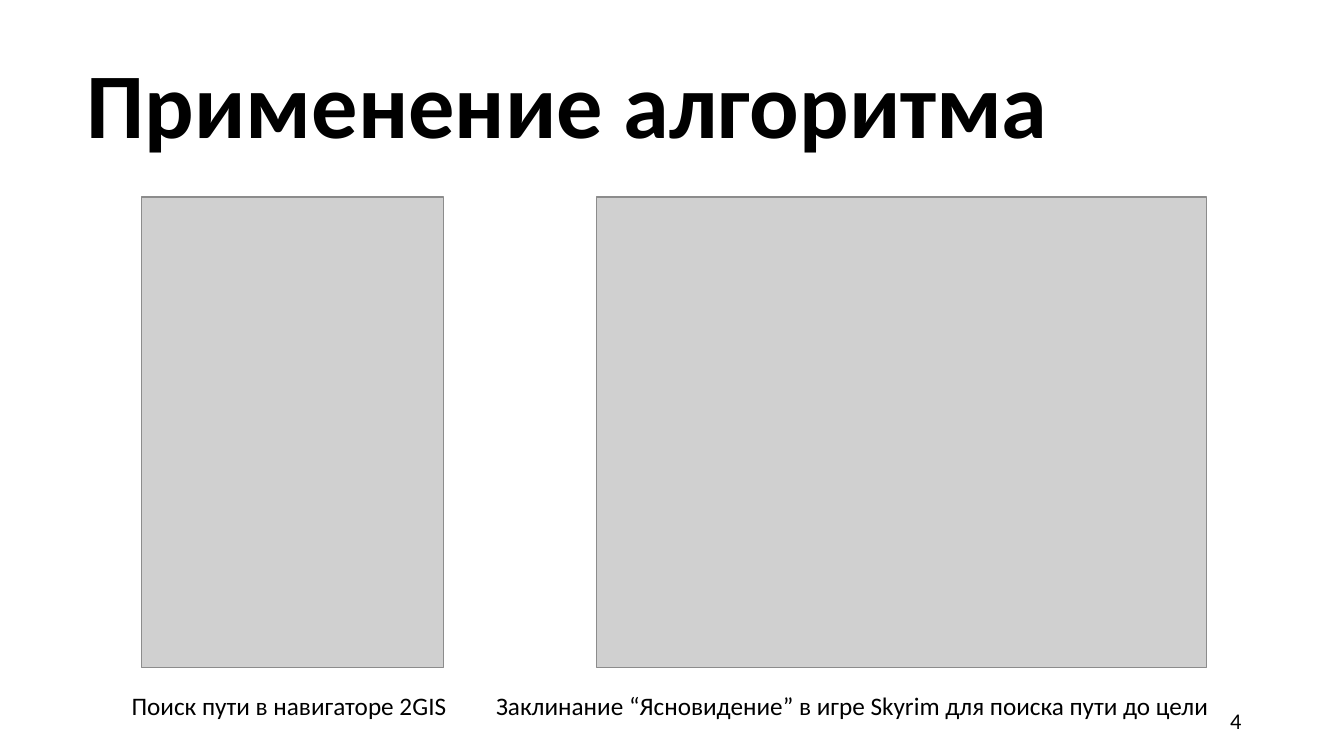
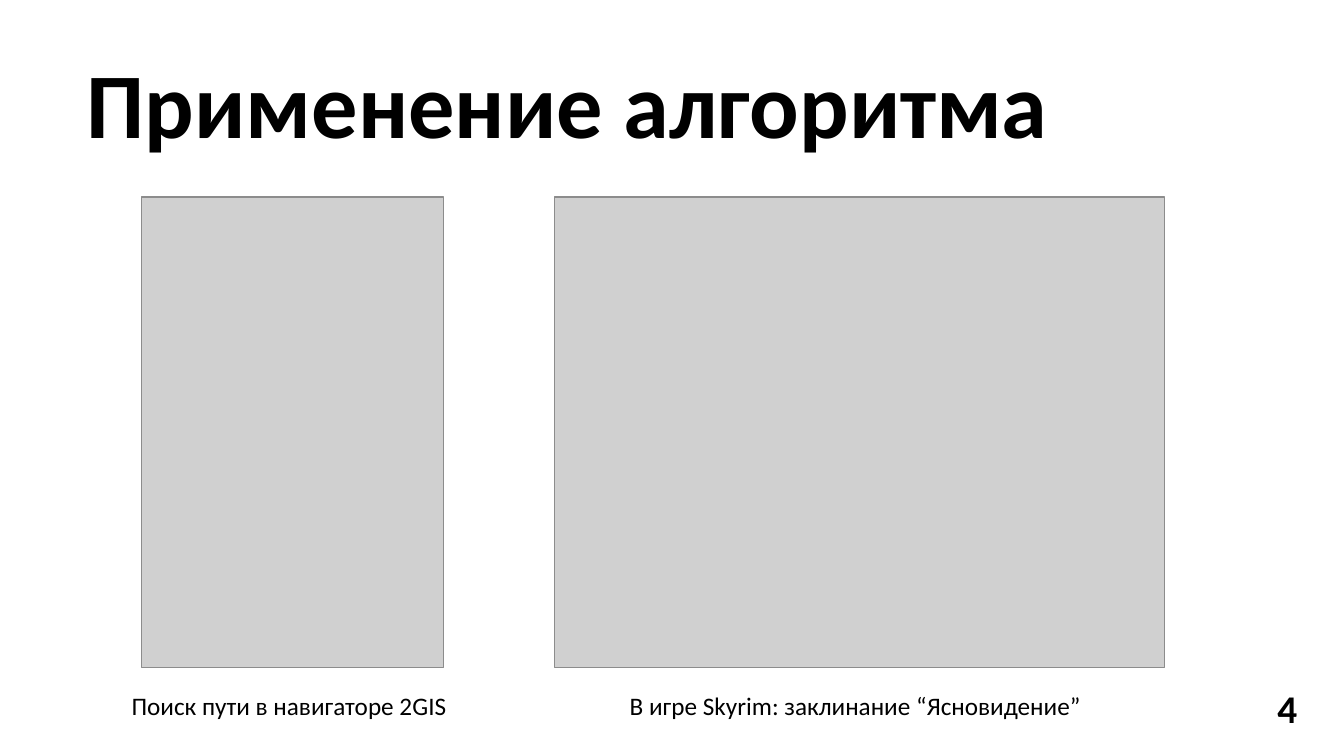
Before and after one commit to donsko1/Algorythm-A-star, a slide deck: slide 4 of Алгоритм А.pptx. Drawn at 1344x756 pixels with LibreOffice and Linux fonts; fonts in the diff are those of the drawing; grey boxes stand for pictures. Boxes give left, top, right and bottom in pixels: in the first picture for what was removed or moved away, otherwise in the second. Text is boxed around its words. In the diff, an @@ line names an element or a change of style, - is before the commit and + after.

```diff
--- a/Алгоритм А.pptx
+++ b/Алгоритм А.pptx
@@ picture: place and size @@
-picture at [597, 197, 1207, 667]
+picture at [555, 197, 1165, 667]
@@ text "4": place and size @@
-text "4" at [1230, 714, 1241, 729]
+text "4" at [1277, 697, 1297, 723]
@@ text "4" at [1277, 697, 1297, 723]: size 16 to 28 pt, bold on; alignment right to left; vertical alignment middle to top @@
@@ text at [630, 697, 1080, 719]: text changed @@
-Заклинание “Ясновидение” в игре Skyrim для поиска пути до цели
+В игре Skyrim: заклинание “Ясновидение”
```
Also in this commit, not shown: 12 other slides changed, 1 slide added, 1 slide removed, 11 other files.
